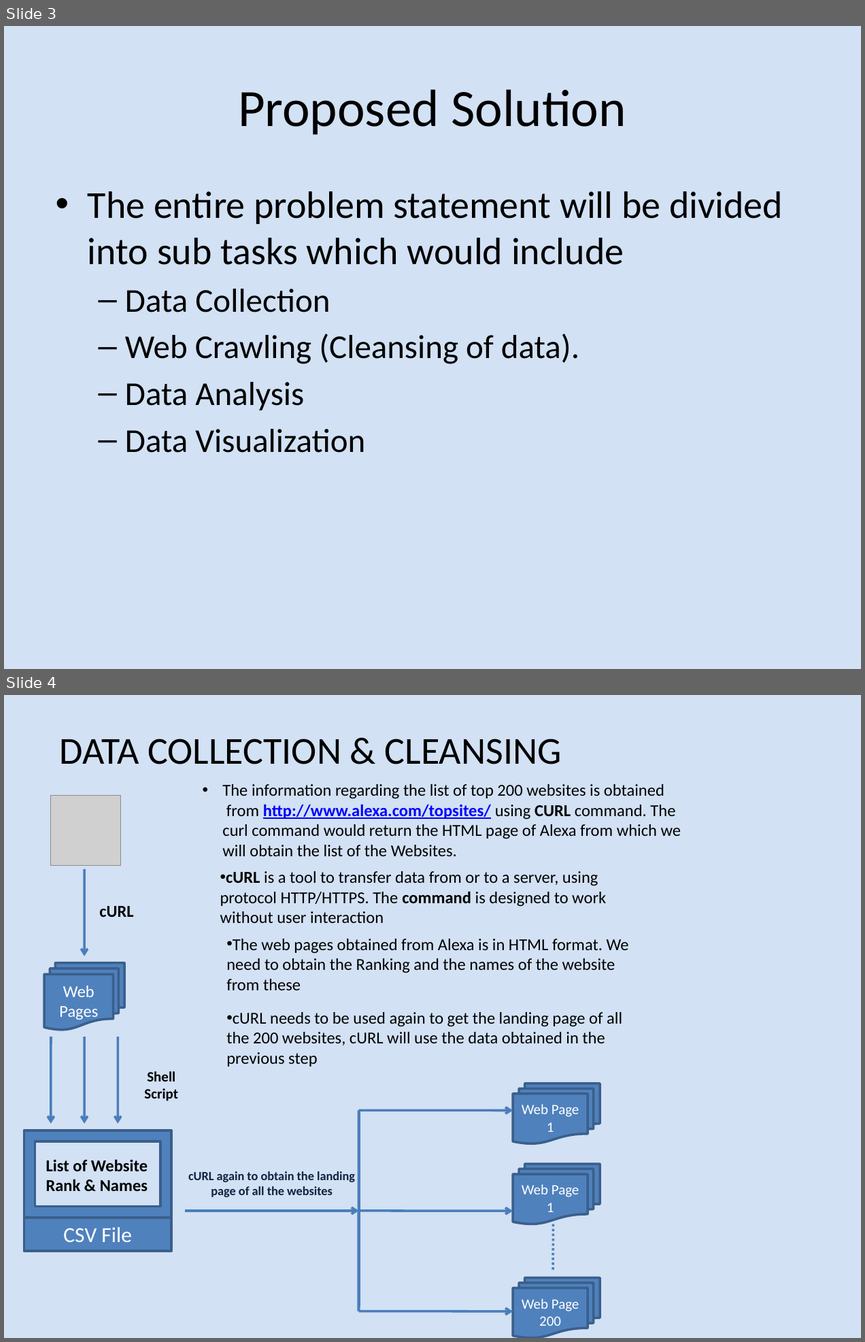
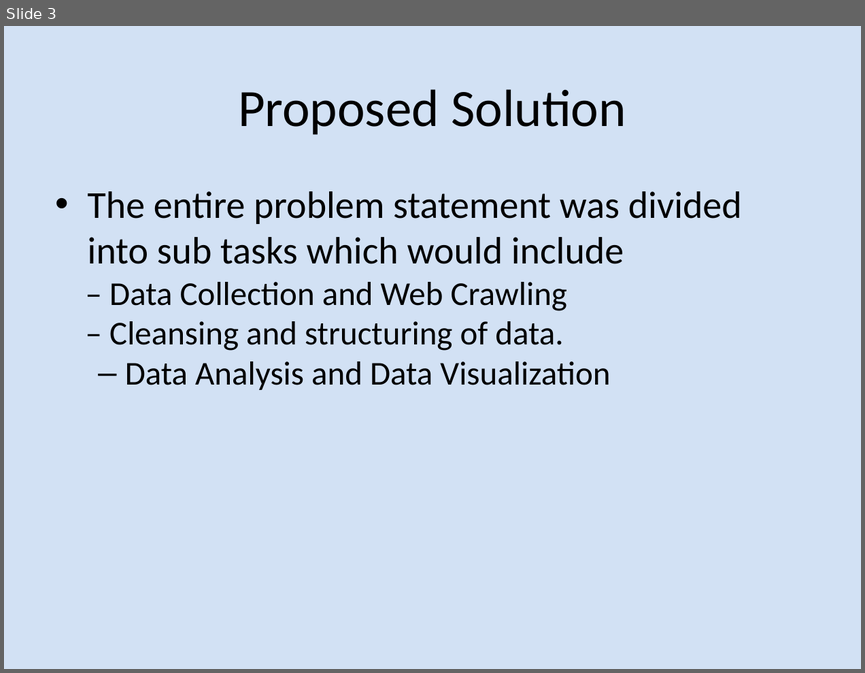
Before and after one commit to hartej-kathuria/term-project, a slide deck: HTML Attribute Analysis of the Top 200 Most.pptx. Shown one above the other, each under a label of ours: slides 3 and 4 before the commit, slide 3 after it. The pictures are 865x1342 and 865x673 pixels, drawn with LibreOffice and Linux fonts; fonts in the diff are those of the drawing; grey boxes stand for pictures. Boxes give left, top, right and bottom in pixels: in the first picture for what was removed or moved away, otherwise in the second. Text is boxed around its words. In the diff, an @@ line names an element or a change of style, - is before the commit and + after.

```diff
--- a/HTML Attribute Analysis of the Top 200 Most.pptx
+++ b/HTML Attribute Analysis of the Top 200 Most.pptx
@@ slide 4 removed at box(4, 695, 861, 1338), background #C6D9F1 at 78% opacity @@
@@ title removed at box(60, 739, 562, 764) @@
-DATA COLLECTION & CLEANSING
@@ picture removed at box(51, 795, 122, 866) @@
@@ text removed at box(222, 784, 681, 857) @@
-  • The information regarding the list of top 200 websites is obtained
-  from http://www.alexa.com/topsites/ using CURL command. The curl command would return the HTML page of Alexa from which we will obtain the list of the Websites.
@@ arrow removed from (84, 869) to (84, 956) @@
@@ text removed at box(220, 871, 606, 923) @@
-• cURL is a tool to transfer data from or to a server, using protocol HTTP/HTTPS. The command is designed to work without user interaction
@@ text removed at box(99, 906, 133, 917) @@
-cURL
@@ text removed at box(226, 938, 629, 990) @@
-• The web pages obtained from Alexa is in HTML format. We need to obtain the Ranking and the names of the website from these
@@ flow chart multidocument removed at box(44, 962, 125, 1029) @@
-Web Pages
@@ text removed at box(226, 1012, 622, 1066) @@
-• cURL needs to be used again to get the landing page of all the 200 websites, cURL will use the data obtained in the previous step
@@ arrow removed from (51, 1036) to (51, 1123) @@
@@ arrow removed from (84, 1036) to (84, 1123) @@
@@ arrow removed from (118, 1036) to (118, 1123) @@
@@ text removed at box(144, 1071, 178, 1101) @@
-Shell Script
@@ flow chart multidocument removed at box(513, 1083, 600, 1143) @@
-Web Page 1
@@ line removed from (359, 1110) to (359, 1311) @@
@@ arrow removed from (359, 1110) to (513, 1110) @@
@@ frame removed at box(24, 1130, 171, 1218) @@
@@ text removed at box(46, 1159, 147, 1191) @@
-List of Website Rank & Names
@@ flow chart multidocument removed at box(513, 1164, 600, 1223) @@
-Web Page 1
@@ text removed at box(188, 1171, 355, 1197) @@
-cURL again to obtain the landing page of all the websites
@@ rectangle removed at box(24, 1217, 171, 1250) @@
-CSV File
@@ arrow removed from (185, 1211) to (359, 1211) @@
@@ arrow removed from (359, 1211) to (513, 1211) @@
@@ line removed from (553, 1223) to (553, 1271) @@
@@ flow chart multidocument removed at box(513, 1278, 600, 1338) @@
-Web Page 200
@@ arrow removed from (359, 1311) to (513, 1311) @@
@@ slide 3 changed as well @@
@@ text at box(88, 191, 742, 390): text changed @@
-• The entire problem statement will be divided into sub tasks which would include
-  – Data Collection
-  – Web Crawling (Cleansing of data).
-  – Data Analysis
-  – Data Visualization
+• The entire problem statement was divided into sub tasks which would include
+– Data Collection and Web Crawling
+– Cleansing and structuring of data.
+  – Data Analysis and Data Visualization
```
Also in this commit, not shown: 2 other slides changed, 5 slides added, 2 other slides removed.
